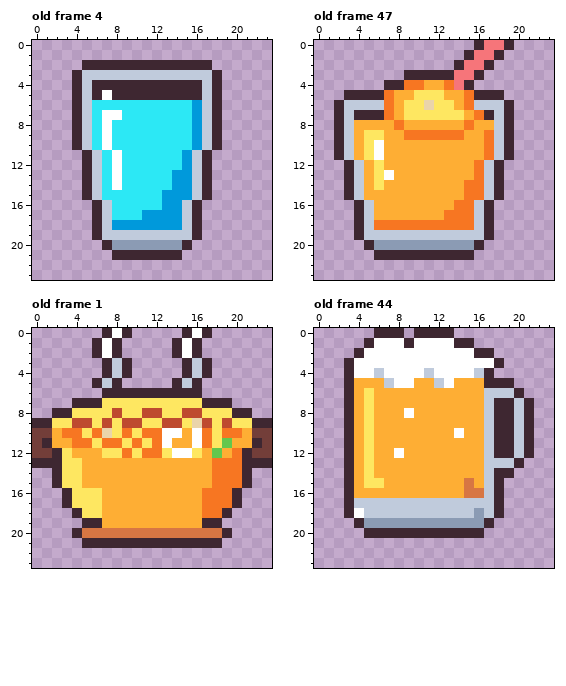
Edited in one commit: pixel-art file (art/icons.aseprite). That is the earlier state.
24x24 pixels, 51 frames. Shown: old frame 4, old frame 47, old frame 1, old frame 44. The commit also changed other frames, which this record leaves out.
Now the later version:
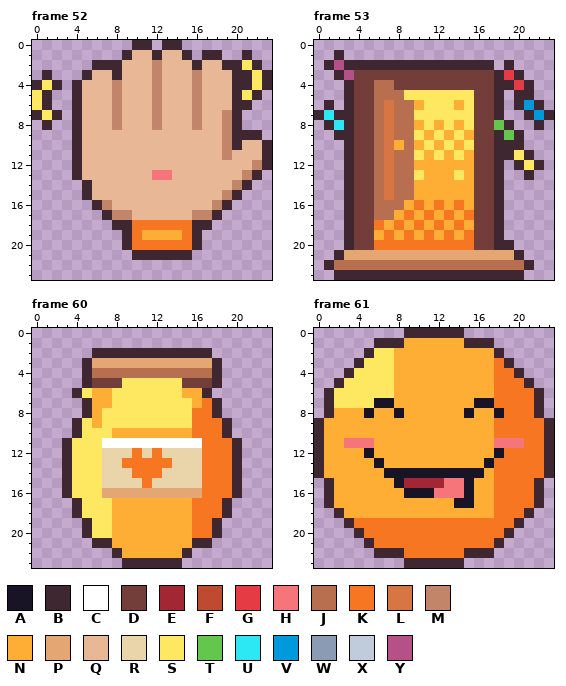
Palette (. is transparent): A #181425  B #3e2731  C #ffffff  D #733e39  E #a22633  F #be4a2f  G #e43b44  H #f6757a  J #b86f50  K #f77622  L #d77643  M #c28569  N #feae34  P #e4a672  Q #e8b796  R #ead4aa  S #fee761  T #63c74d  U #2ce8f5  V #0099db  W #8b9bb4  X #c0cbdc  Y #b55088
A new or re-ordered frame is compared with the old frame closest to it.
Edits made:
frames 51 -> 67
Changed rows in their new state; - is an unchanged pixel.
Frame 52 is new; against old frame 4:
first column x 0:
 0 ----------BB-BB---------
 1 ---------BQQBQQB-BB--B--
 2 -----.---QQQMQQQ-QQBBSB-
 3 -B--.BQQBQQQMQQQMQQQBBSB
 4 BSB--QQQMQQQMQQQMQQQBBSB
 5 SB---QQQMQQQMQQQMQQQBSB-
 6 SB---QQQMQQQMQQQMQQQBB--
 7 BSB--QQQMQQQMQQQMQQMB---
 8 -B---QQQMQQQMQQQMQQMB---
 9 -----QQQQQQQQQQQQQQMBBB-
10 -----QQQQQQQQQQQQQQMBQQB
11 ----BQQQQQQQQQQQQQQMQQQB
12 ----BQQQQQQQQQQQQQQQQQMB
13 ----BQQQQQQQHHQQQQQQQMB-
14 ------QQQQQQQQQQQQQQMB--
15 ------QQQQQQQQQQQQQMB---
16 -------MQQQQQQQQQQMB----
17 ------.BMMQQQQQQMMB-----
18 ------..BBKKKKKK-B------
19 ------...BKNNNNK--------
20 -------..BKKKKKKB-------
21 --------..-----B--------
Frame 53 is new; against old frame 47:
first column x 0:
 0 ----------------....----
 1 --B------------....-----
 2 -BYBBBBBBBBBBB-BB--B----
 3 --BYDDDDDDDDDDDDDDBGB---
 4 ---BDDJJDDDDDDDDDDBBGB--
 5 ----DDJJJS---SSSDD--BB--
 6 -B.BDDJLJJNS---SDDB.BVB-
 7 BU-BDDJLJJ-----SDDB.-BVB
 8 -BUBDDJLJJ-S-S-SDDT---B-
 9 ---BDDJLJJSNSNS-DDBTB---
10 --.BDDJL-J-S-S-SDDB-B---
11 --.BDDJLJJS-S-S-DDB-SB--
12 ----DDJLJJ------DD--BSB-
13 ----DDJLJJS---S-DD---B--
14 ----DDJLJJ-----NDD------
15 ----DDJLJJ-----NDD------
16 ---BDDJJJ-K-K--NDDB-----
17 ---BDDJJ-K-K--N-DDB-----
18 ---BDD-N-N-N-N-NDDB-----
19 ---BDDNKNKNKNKNKDDB-----
20 ---BDDKKKKKKKKKKDDBB----
21 --BPPPPPPPPPPPPPPPPPB---
22 -BJJJJJJJJJJJJJJJJJJJB--
23 --BBBBBBBBBBBBBBBBBBB---
Frame 60 is new; against old frame 1:
first column x 0:
 0 -------...-----...------
 1 ------...-----...-------
 2 -------B-BBBBB-B-B------
 3 -----BPPPPPPPPPPPPB-----
 4 -----BJJJJJJJJJJJJB-----
 5 -----BDDDSSSSSSDDDB-----
 6 ----BSNNSSSSSSSNNB------
 7 ----.-NN--------NK-.----
 8 --...BN-S--SS--SKKB...--
 9 ....BSNS-SS--SS-KKKB....
10 ....B-SSNNNNNNN-K-KB....
11 ...BSS-CCCCCC-CC--KKB...
12 ...BSSSRRRKR-RRRRKKKB...
13 ...B-SSRRKKKKKRRRK--B...
14 --.B-SSRRRKKKRRRRK--B.--
15 --.B-SSRRRRKRRRRRK--B.--
16 -------PPPPPPPPPP-------
17 ---.B--S--------K--B.---
18 -------S--------K-------
19 ------SS--------KK------
20 ----.BSSNNNNNNNNKKB.----
21 -----.--NNNNNNNN--.-----
22 --------BNNNNNNB--------
23 ---------BBBBBB---------
Frame 61 is new; against old frame 44:
first column x 0:
 0 ------...B----B---------
 1 -----.BBBNNNNNN-BB------
 2 ----.BSSNNNNNNNNNNB-----
 3 ---.BSSSNNNNNNNNNNKB----
 4 ----SSSSNNNNNNNNNNKKB---
 5 --BSSSSSNN--NN---NKKKB--
 6 -BSSS-SS---------NKKKKB-
 7 -BSSS-AA--------AAKKKKB-
 8 -BNN-A--AN-----A-NAKKKB-
 9 BNNN-N-----------NKKKKKB
10 BNNN-N--------N--NKKKKKB
11 BNNHHH-----------NHHHKKB
12 BNNN-A--N--------NAKKKKB
13 BNNN-NA----------AKKKKKB
14 BNNN-N-AAAAAAAAAANKKKKKB
15 -BNN-NN-AEEEEHHA-NKKKKB-
16 -BNN-----AAAHHHANNKKKKB-
17 -BNNNNNNNNNNNNAANNKKKKB-
18 --BNNNNNNNNNNNNNNNKKKB--
19 ---BKKKKKKKKKKKKKKKKB---
20 ----BKKKKKKKKKKKKKKB----
21 -----BKKKKKKKKKKKKB-----
22 ------BBBKKKKKKBBB------
23 ---------BBBBBB---------
Pixel boxes of the changes (left, top, right, bottom) in both pictures:
changed: (32, 40, 272, 260)
changed: (314, 40, 554, 280)
changed: (32, 328, 272, 568)
changed: (314, 328, 554, 568)
